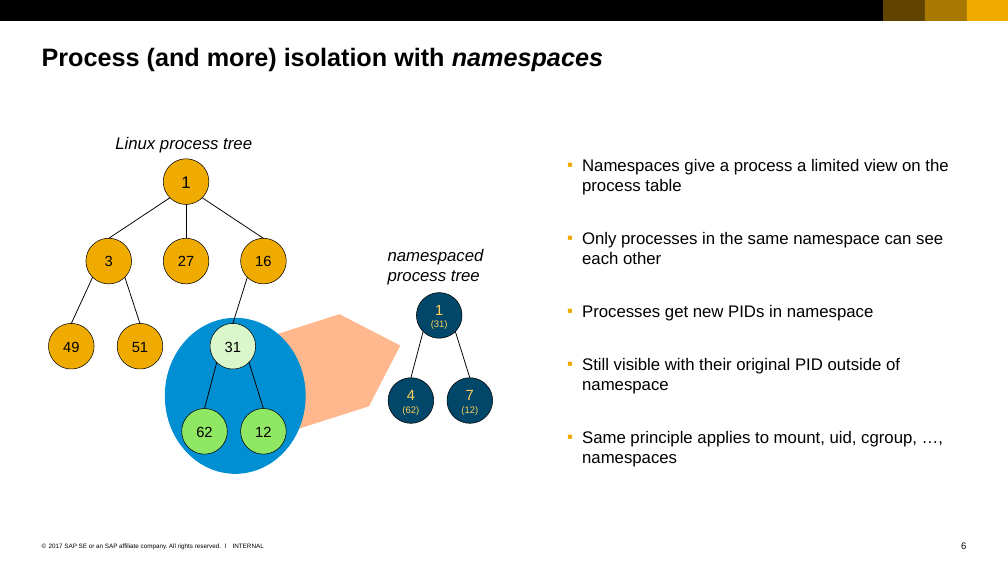
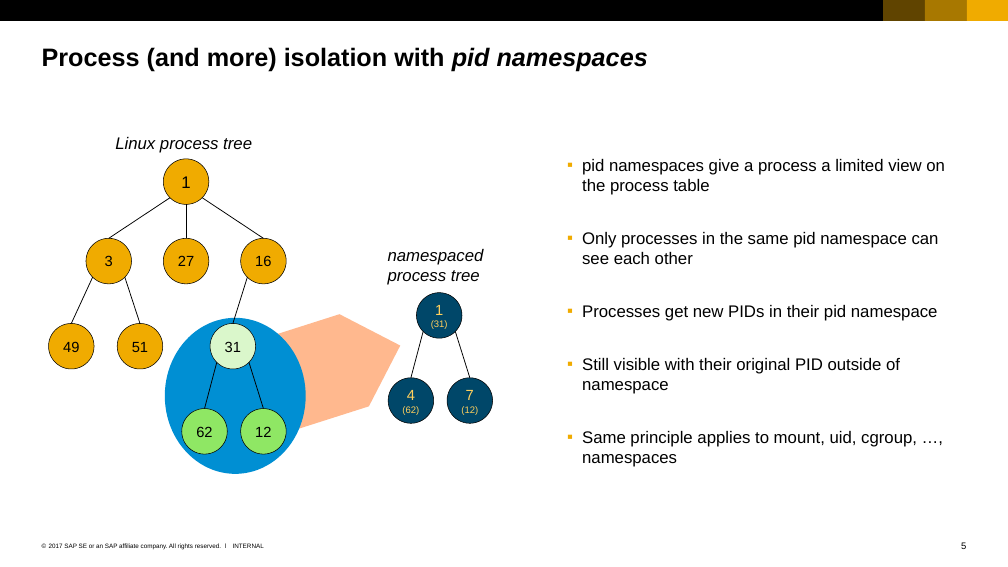
Before and after one commit to cuijiyao01/docker-k8s-training, a slide deck: slide 5 of docker/02_Members_of_docker_universe.pptx (slide 6 before the commit). Drawn at 1008x567 pixels with LibreOffice and Linux fonts; fonts in the diff are those of the drawing. Boxes give left, top, right and bottom in pixels: in the first picture for what was removed or moved away, otherwise in the second. Text is boxed around its words. In the diff, an @@ line names an element or a change of style, - is before the commit and + after.

```diff
--- a/docker/02_Members_of_docker_universe.pptx
+++ b/docker/02_Members_of_docker_universe.pptx
@@ title at <box>42,47,648,72</box>: text changed @@
-Process (and more) isolation with namespaces
+Process (and more) isolation with pid namespaces
@@ text at <box>582,159,945,321</box>: text changed @@
-  ▪ Namespaces give a process a limited view on the process table
-  ▪ Only processes in the same namespace can see each other
-  ▪ Processes get new PIDs in namespace
+  ▪ pid namespaces give a process a limited view on the process table
+  ▪ Only processes in the same pid namespace can see each other
+  ▪ Processes get new PIDs in their pid namespace
```
Also in this commit, not shown: 3 other slides changed, 6 slides removed.
